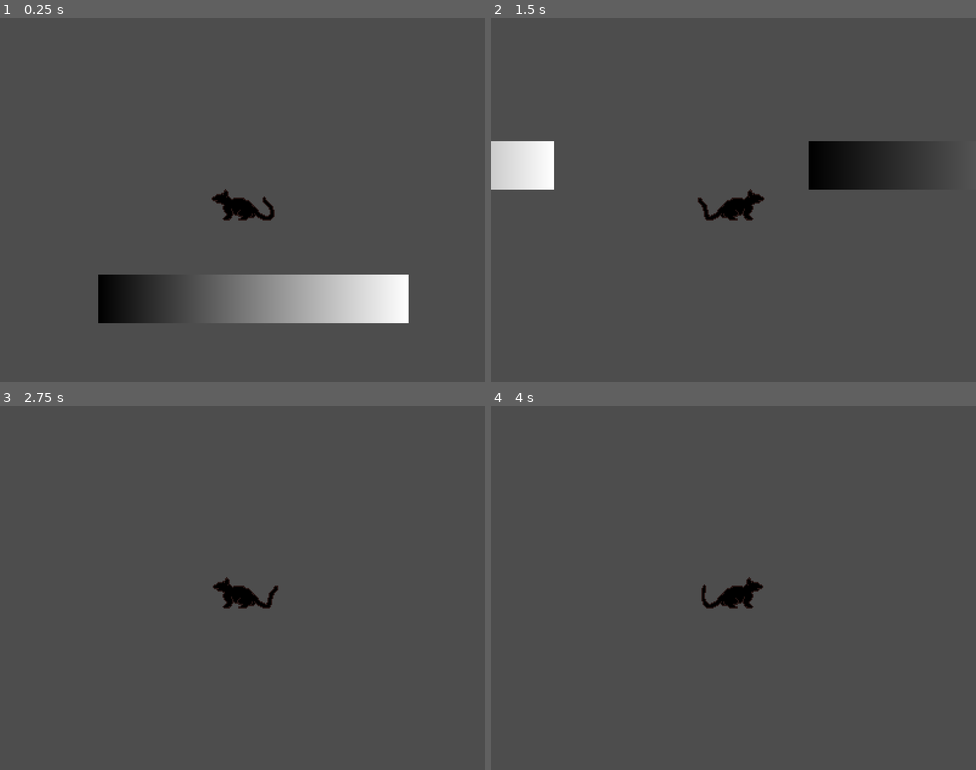
Above: before the commit, frames 1-4 (two rows, left to right).
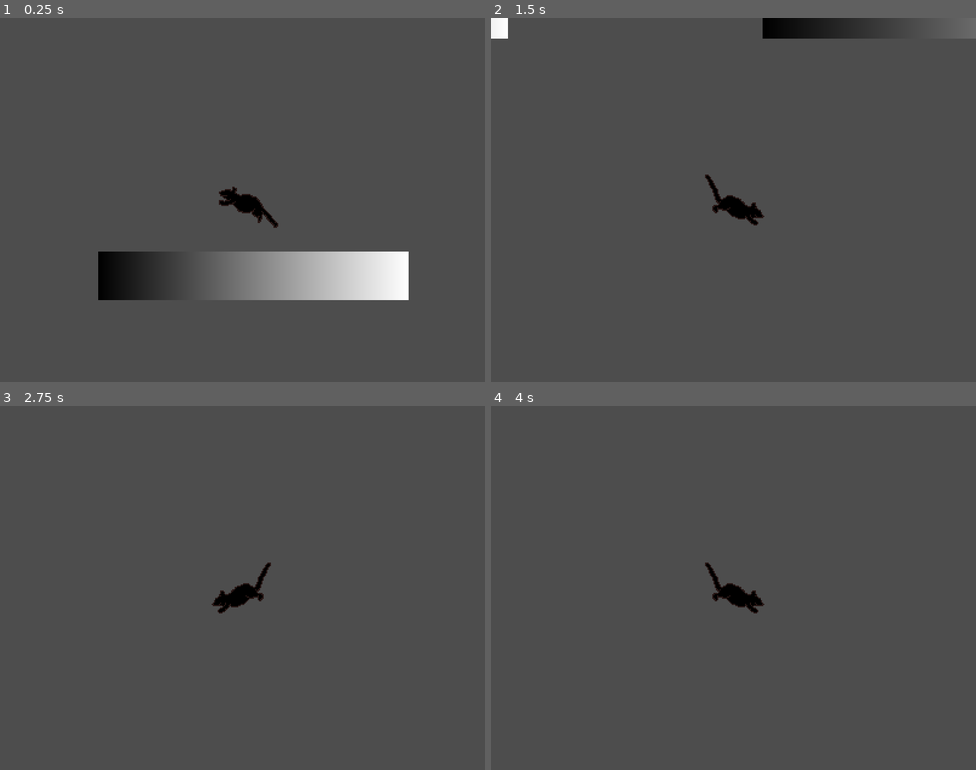
Above: after the commit, the same moments.

Repository: LitMit-dev/Project---Outside-The-Box--
Game: Godot game, scene res://scenes/rat_test.tscn
The game is run twice, just before and just after one commit, with the same random seed, the same clock (stepped at 60 frames per second) and the same inputs. The project has no main scene, so this scene is started directly.
Inputs:
- Up to frame 1 (0.25 s): no input
- Up to frame 2 (1.5 s): tap Enter (ui_accept) at 0.5, 0.6, 0.77, 1.07, 1.35 s; hold Right (ui_right) from 0.53 s (still down)
- Up to frame 3 (2.75 s): tap Enter (ui_accept) at 1.52, 1.82, 2, 2.1 s; release Right (ui_right) at 2.03 s; hold Left (ui_left) from 2.03 s (still down)
- Up to frame 4 (4 s): release Left (ui_left) at 2.78 s; hold Right (ui_right) from 2.78 s (still down); tap Enter (ui_accept) at 2.85, 3.02, 3.32, 3.6, 3.77 s

The runs differ from the first frame. In frame 1, 7.1% of the frame differs, in the area x 20-85%, y 46-84%; in frame 2, 6.8%; in frame 3, 0.6%; in frame 4, 0.6%.

Commit message:
Improvement of Movement

Diff:
--- a/project.godot
+++ b/project.godot
@@ -19,11 +19,12 @@
 
 window/size/viewport_width=800
 window/size/viewport_height=600
-window/stretch/mode="canvas_items"
+window/stretch/mode="viewport"
 
 [physics]
 
 3d/physics_engine="Jolt Physics"
+2d/default_gravity=1621.0
 
 [rendering]
 
--- a/scenes/rat.gd
+++ b/scenes/rat.gd
@@ -1,12 +1,13 @@
 extends CharacterBody2D
 
 
-const SPEED = 300.0
-const jump_speed = -405.0
+const SPEED = 340.0
+const jump_speed = -590.0
 var jumpAvailible = true
 
 func jump():
 	velocity.y = jump_speed
+	$Rat_Sprite.frame = 1
 	jumpAvailible = false
 
 func CoyoteEnd():
@@ -15,6 +16,12 @@
 func _physics_process(delta):
 	if velocity.y <= 0 and !jumpAvailible and is_on_floor():
 		jumpAvailible = true
+
+	if velocity.y > 0 and !jumpAvailible:
+		$Rat_Anims.play("fall")
+	elif velocity.y <= 0 and !is_on_floor():
+		$Rat_Anims.play("rise")
+
 
 	velocity += get_gravity() * delta
 
@@ -32,8 +39,6 @@
 		$Rat_Sprite.flip_h = velocity.x > 0
 		if is_on_floor_only():
 			$Rat_Anims.play("run")
-		else:
-			$Rat_Anims.play("idle") #placeholder for jumpanim
 	else:
 		velocity.x = move_toward(velocity.x, 0, SPEED)
 		if is_on_floor_only():
--- a/scenes/rat.tscn
+++ b/scenes/rat.tscn
@@ -4,7 +4,7 @@
 [ext_resource type="Texture2D" uid="uid://csgqnhmnxduhx" path="res://assets/rat_case/rat_sprite_sheet.png" id="2_77a1s"]
 
 [sub_resource type="RectangleShape2D" id="RectangleShape2D_1l88y"]
-size = Vector2(27, 51.89)
+size = Vector2(27, 29.315)
 
 [sub_resource type="Animation" id="Animation_acf8p"]
 length = 0.001
@@ -19,6 +19,23 @@
 "transitions": PackedFloat32Array(1),
 "update": 1,
 "values": [2]
+}
+
+[sub_resource type="Animation" id="Animation_6s34g"]
+resource_name = "fall"
+length = 0.2
+step = 0.3
+tracks/0/type = "value"
+tracks/0/imported = false
+tracks/0/enabled = true
+tracks/0/path = NodePath("Rat_Sprite:frame")
+tracks/0/interp = 1
+tracks/0/loop_wrap = true
+tracks/0/keys = {
+"times": PackedFloat32Array(0),
+"transitions": PackedFloat32Array(1),
+"update": 1,
+"values": [6]
 }
 
 [sub_resource type="Animation" id="Animation_3csnj"]
@@ -37,6 +54,23 @@
 "transitions": PackedFloat32Array(1, 1, 1, 1, 1, 1),
 "update": 1,
 "values": [2, 3, 4, 5, 3, 3]
+}
+
+[sub_resource type="Animation" id="Animation_368s2"]
+resource_name = "rise"
+length = 0.2
+step = 0.1
+tracks/0/type = "value"
+tracks/0/imported = false
+tracks/0/enabled = true
+tracks/0/path = NodePath("Rat_Sprite:frame")
+tracks/0/interp = 1
+tracks/0/loop_wrap = true
+tracks/0/keys = {
+"times": PackedFloat32Array(0),
+"transitions": PackedFloat32Array(1),
+"update": 1,
+"values": [7]
 }
 
 [sub_resource type="Animation" id="Animation_77a1s"]
@@ -60,7 +94,9 @@
 [sub_resource type="AnimationLibrary" id="AnimationLibrary_6s34g"]
 _data = {
 &"RESET": SubResource("Animation_acf8p"),
+&"fall": SubResource("Animation_6s34g"),
 &"idle": SubResource("Animation_3csnj"),
+&"rise": SubResource("Animation_368s2"),
 &"run": SubResource("Animation_77a1s")
 }
 
@@ -80,7 +116,7 @@
 
 [node name="Rat_Sprite" type="Sprite2D" parent="." unique_id=579630178]
 texture = ExtResource("2_77a1s")
-hframes = 7
+hframes = 10
 frame = 2
 
 [node name="Rat_Anims" type="AnimationPlayer" parent="." unique_id=655393518]
--- a/scenes/rat_test.tscn
+++ b/scenes/rat_test.tscn
@@ -8,7 +8,7 @@
 gradient = SubResource("Gradient_y457h")
 
 [sub_resource type="RectangleShape2D" id="RectangleShape2D_8ltao"]
-size = Vector2(415, 224)
+size = Vector2(415, 222)
 
 [node name="RatTest" type="Node2D" unique_id=1742973332]
 
@@ -31,7 +31,7 @@
 [node name="StaticBody2D" type="StaticBody2D" parent="." unique_id=847447893]
 
 [node name="CollisionShape2D" type="CollisionShape2D" parent="StaticBody2D" unique_id=1458691458]
-position = Vector2(-274.5, 266)
+position = Vector2(-274.5, 267)
 shape = SubResource("RectangleShape2D_8ltao")
 
 [node name="CollisionShape2D2" type="CollisionShape2D" parent="StaticBody2D" unique_id=1229305389]
Binary file changed: assets/archives/rat_sprite_archive.ase
Binary file changed: assets/rat_case/rat_sprite_sheet.png
Not shown, changed: ideas/conceptclndr.txt
